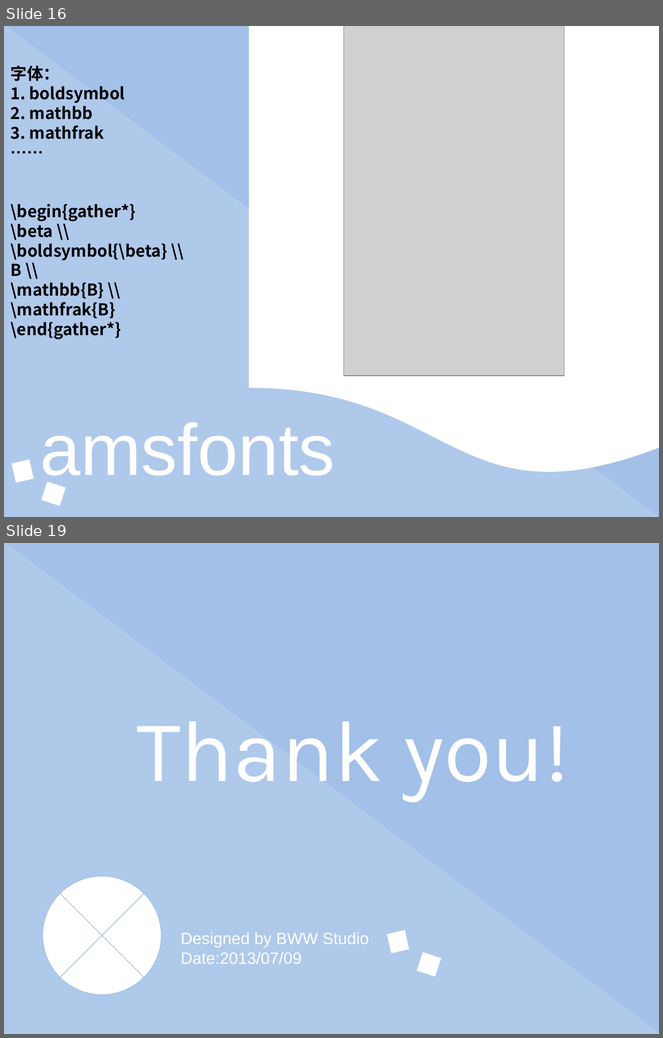
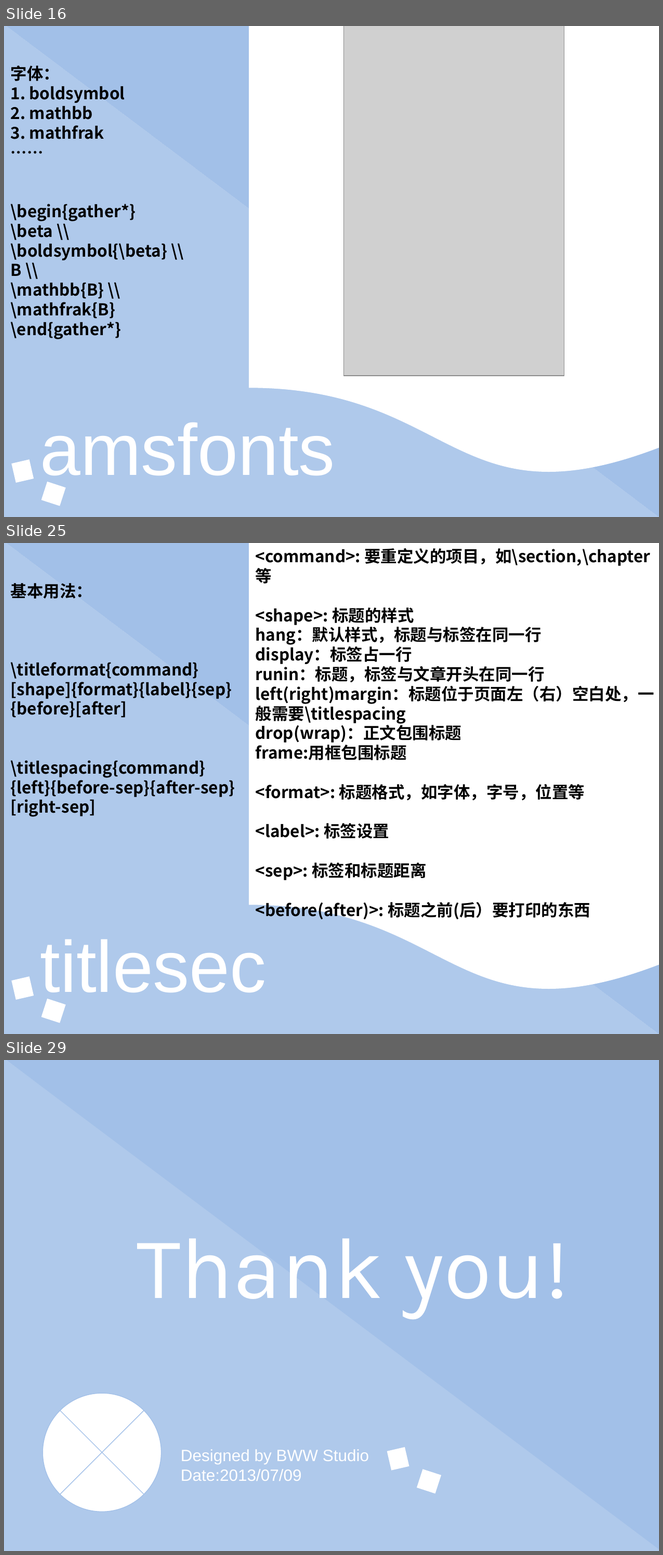
Before and after one commit to eesast/lectures, a slide deck: drafts/latex/常用宏包及其他高阶内容.pptx. Shown one above the other, each under a label of ours: slides 16 and 19 before the commit, slides 16, 25 and 29 after it; the slides between them are not shown. The pictures are 663x1038 and 663x1555 pixels, drawn with LibreOffice and Linux fonts; fonts in the diff are those of the drawing; grey boxes stand for pictures. Boxes give left, top, right and bottom in pixels: in the first picture for what was removed or moved away, otherwise in the second. Text is boxed around its words. In the diff, an @@ line names an element or a change of style, - is before the commit and + after.

```diff
--- a/drafts/latex/常用宏包及其他高阶内容.pptx
+++ b/drafts/latex/常用宏包及其他高阶内容.pptx
@@ slide 25 added at (x1=4, y1=543, x2=659, y2=1034), background #FFFFFF @@
@@ right triangle added at (x1=4, y1=543, x2=659, y2=1034), fill #A2C0E8 at 85% opacity @@
@@ right triangle added at (x1=4, y1=543, x2=659, y2=1034), fill #A2C0E8 @@
@@ flow chart document added at (x1=249, y1=543, x2=659, y2=995), fill #FFFFFF @@
@@ text added at (x1=256, y1=548, x2=655, y2=921), 18 pt, text #000000, bold @@
+<command>: 要重定义的项目，如\section,\chapter等
+<shape>: 标题的样式
+hang：默认样式，标题与标签在同一行
+display：标签占一行
+runin：标题，标签与文章开头在同一行
+left(right)margin：标题位于页面左（右）空白处，一般需要\titlespacing
+drop(wrap)：正文包围标题
+frame:用框包围标题
+<format>: 标题格式，如字体，字号，位置等
+<label>: 标签设置
+<sep>: 标签和标题距离
+<before(after)>: 标题之前(后）要打印的东西
@@ text added at (x1=11, y1=583, x2=235, y2=817), 18 pt, text #000000, bold @@
+基本用法：
+\titleformat{command}
+[shape]{format}{label}{sep}{before}[after]
+\titlespacing{command}{left}{before-sep}{after-sep}[right-sep]
@@ text added at (x1=40, y1=940, x2=266, y2=1005), 80 pt, text #FFFFFF @@
+titlesec
@@ rectangle added at (x1=11, y1=977, x2=34, y2=1000), fill #FFFFFF @@
@@ rectangle added at (x1=41, y1=999, x2=66, y2=1024), fill #FFFFFF @@
@@ what was slide 19 is now slide 29 @@
```
Also in this commit, not shown: 1 slide changed, 12 other slides added, 3 slides removed, 1 other file.
